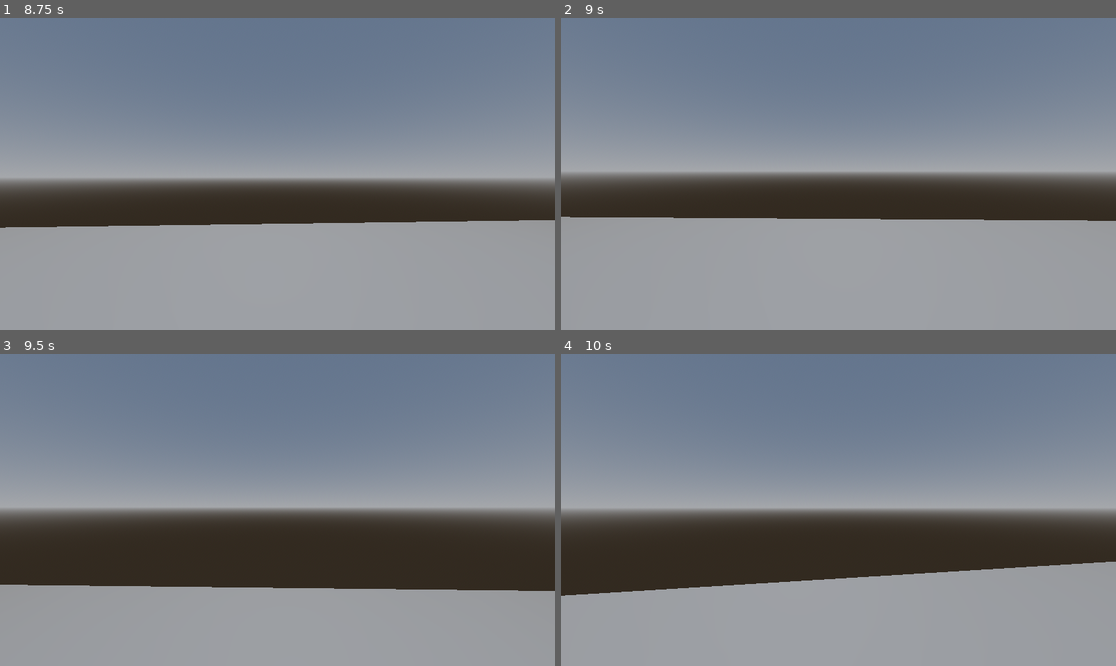
Above: before the commit, frames 1-4 (two rows, left to right).
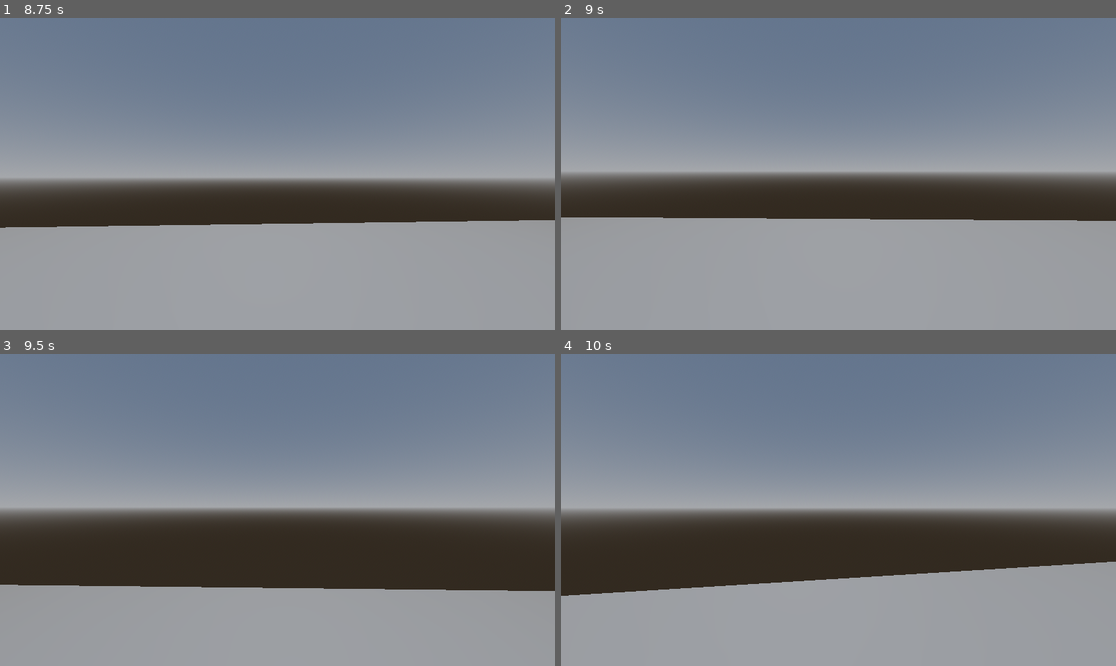
Above: after the commit, the same moments.

Repository: olinic/godot-fps-template
Game: Godot game, scene res://main.tscn
The game is run twice, just before and just after one commit, with the same random seed, the same clock (stepped at 60 frames per second) and the same inputs.
Inputs (mouse positions are in pixels of both pictures, inside the frame that each line leads up to):
- Up to frame 1 (8.75 s): tap Enter at 0.5, 2.75 s; move the mouse to (305, 174) at 0.52 s; hold Up (move_forward) 0.53-5.78 s; tap Shift (keyboard_sprint) every 0.75 s from 0.6 to 8.1 s; tap Space (jump) at 0.77, 1.52, 2, 3.02, 3.77, 4.52, 5.75, 6.02, 6.77, 7.52 s; move the mouse to (249, 174) at 1.27 s; move the mouse to (288, 167) at 2.02 s; move the mouse to (271, 180) at 2.77 s; move the mouse to (316, 177) at 3.52 s; move the mouse to (233, 170) at 4.27 s; move the mouse to (283, 174) at 5.02 s; move the mouse to (255, 167) at 5.77 s; hold Right (move_right) 5.78-6.53 s; move the mouse to (305, 174) at 6.52 s; hold Up (move_forward) from 6.53 s (still down); move the mouse to (249, 174) at 7.27 s; move the mouse to (288, 167) at 8.02 s
- Up to frame 2 (9 s): move the mouse to (832, 180) at 8.77 s; release Up (move_forward) at 8.78 s; hold Left (move_left) from 8.78 s (still down); tap Shift (keyboard_sprint) at 8.85 s
- Up to frame 3 (9.5 s): keep holding Left (move_left); tap Space (jump) at 9.02 s
- Up to frame 4 (10 s): move the mouse to (877, 513) at 9.52 s; release Left (move_left) at 9.53 s; hold Up (move_forward) from 9.53 s (still down); tap Shift (keyboard_sprint) at 9.6 s; tap Space (jump) at 9.77 s

Frame 1 is identical in both runs. In frame 2, less than 0.1% of the frame differs, in the area x 0-95%, y 63-66%; in frame 3, less than 0.1%; in frame 4, less than 0.1%, in the area x 0-99%, y 66-78%.

Commit message:
Sprint only works when moving forward

Diff:
--- a/player.gd
+++ b/player.gd
@@ -78,9 +78,11 @@
 		velocity.y = JUMP_VELOCITY
 
 func handle_sprint(direction):
-	if (Input.is_action_just_pressed("keyboard_sprint") or Input.is_action_just_pressed("controller_sprint")) and is_on_floor():
+	if (Input.is_action_just_pressed("keyboard_sprint") or Input.is_action_just_pressed("controller_sprint")) and is_on_floor() and is_moving_forward(direction):
 		is_sprinting = true
 	if Input.is_action_just_released("keyboard_sprint"):
 		is_sprinting = false
-	if direction == Vector3.ZERO:
+	if !is_moving_forward(direction):
 		is_sprinting = false
+func is_moving_forward(direction):
+	return direction.z < 0
